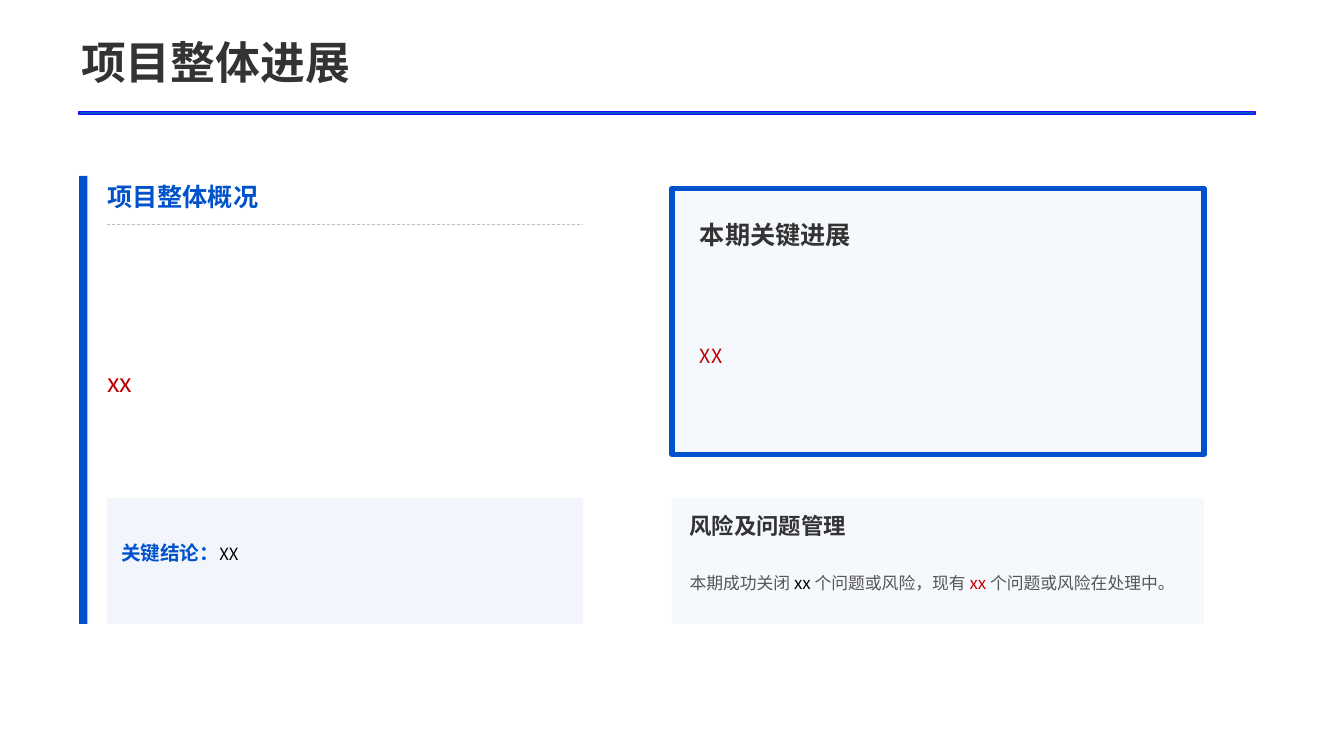
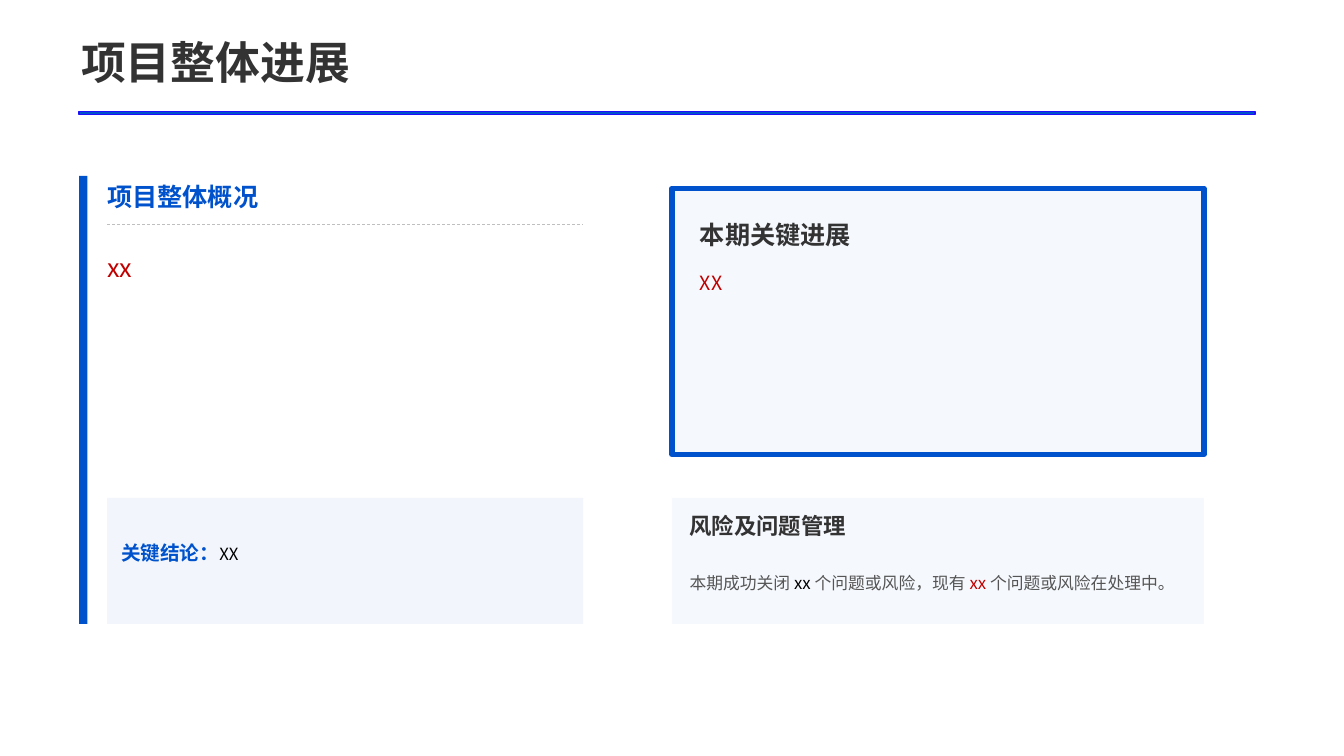
Before and after one commit to SanChiaki/report_generator, a slide deck: slide 4 of examples/italy_progress_report/progress_template1_named.pptx. Drawn at 1344x756 pixels with LibreOffice and Linux fonts; fonts in the diff are those of the drawing. Boxes give left, top, right and bottom in pixels: in the first picture for what was removed or moved away, otherwise in the second. Text is boxed around its words. In the diff, an @@ line names an element or a change of style, - is before the commit and + after.

```diff
--- a/examples/italy_progress_report/progress_template1_named.pptx
+++ b/examples/italy_progress_report/progress_template1_named.pptx
@@ text "xx" at [107, 263, 132, 277]: vertical alignment middle to top @@
@@ text "xx": place and size @@
-text "xx" at [107, 378, 132, 392]
+text "xx" at [107, 263, 132, 277]
@@ text "XX" at [700, 275, 722, 290]: vertical alignment middle to top @@
```
Also in this commit, not shown: 2 other slides changed, 15 other files.
